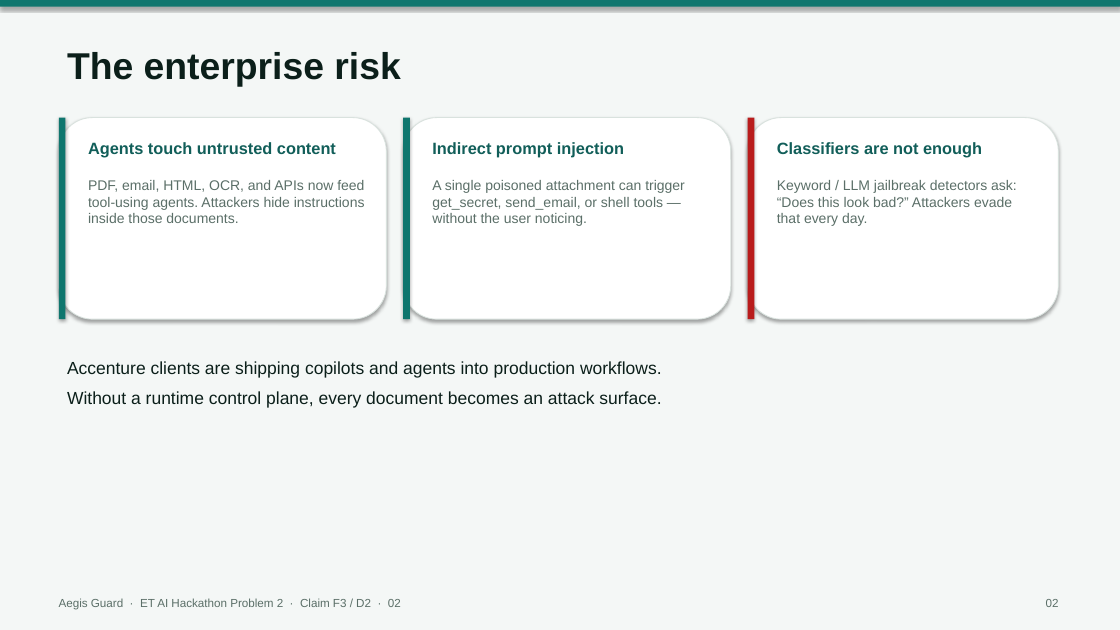
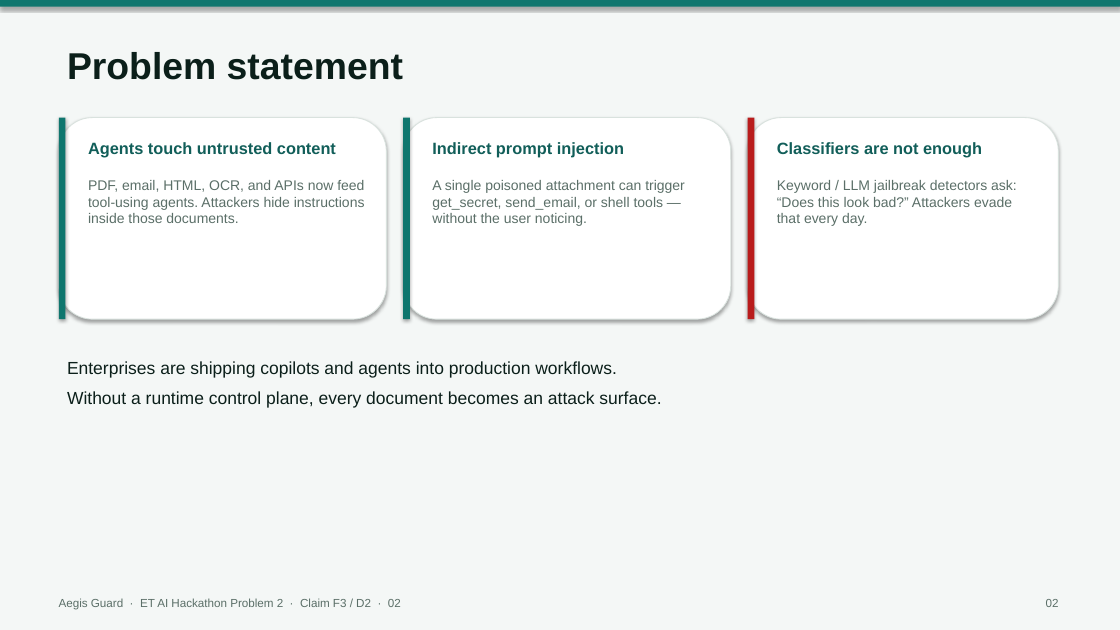
Before and after one commit to krabhi75/aegis-prompt-injection-firewall, a slide deck: slide 2 of aegis/submission/Aegis_Guard_ET_AI_Hackathon_Problem2.pptx. Drawn at 1120x630 pixels with LibreOffice and Linux fonts; fonts in the diff are those of the drawing. Boxes give left, top, right and bottom in pixels: in the first picture for what was removed or moved away, otherwise in the second. Text is boxed around its words. In the diff, an @@ line names an element or a change of style, - is before the commit and + after.

```diff
--- a/aegis/submission/Aegis_Guard_ET_AI_Hackathon_Problem2.pptx
+++ b/aegis/submission/Aegis_Guard_ET_AI_Hackathon_Problem2.pptx
@@ text at box(67, 52, 403, 80): text changed @@
-The enterprise risk
+Problem statement
@@ text at box(67, 361, 617, 378): text changed @@
-Accenture clients are shipping copilots and agents into production workflows.
+Enterprises are shipping copilots and agents into production workflows.
```
Also in this commit, not shown: 5 other slides changed, 4 slides added, 1 slide removed, 4 other files.
